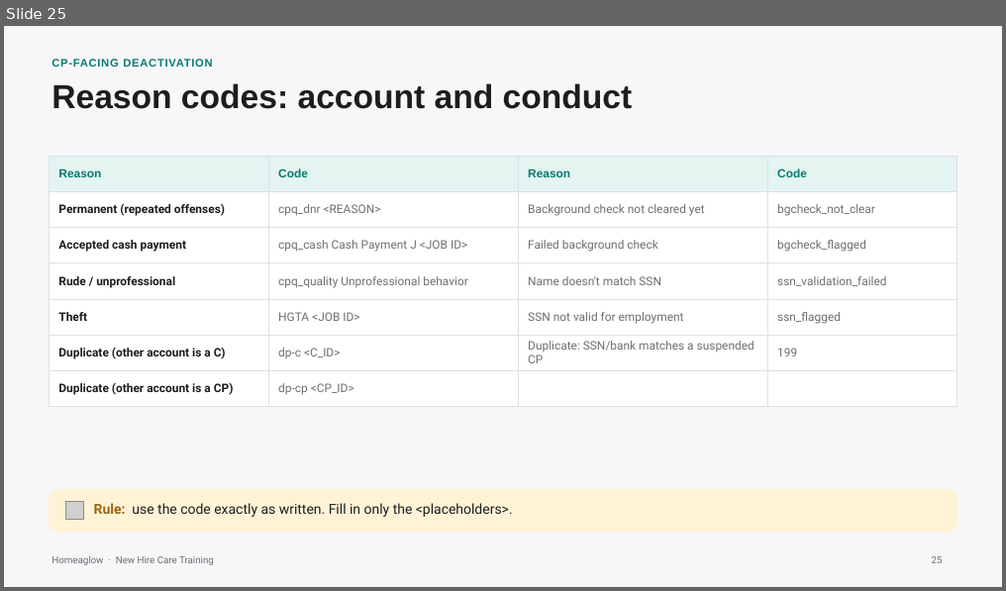
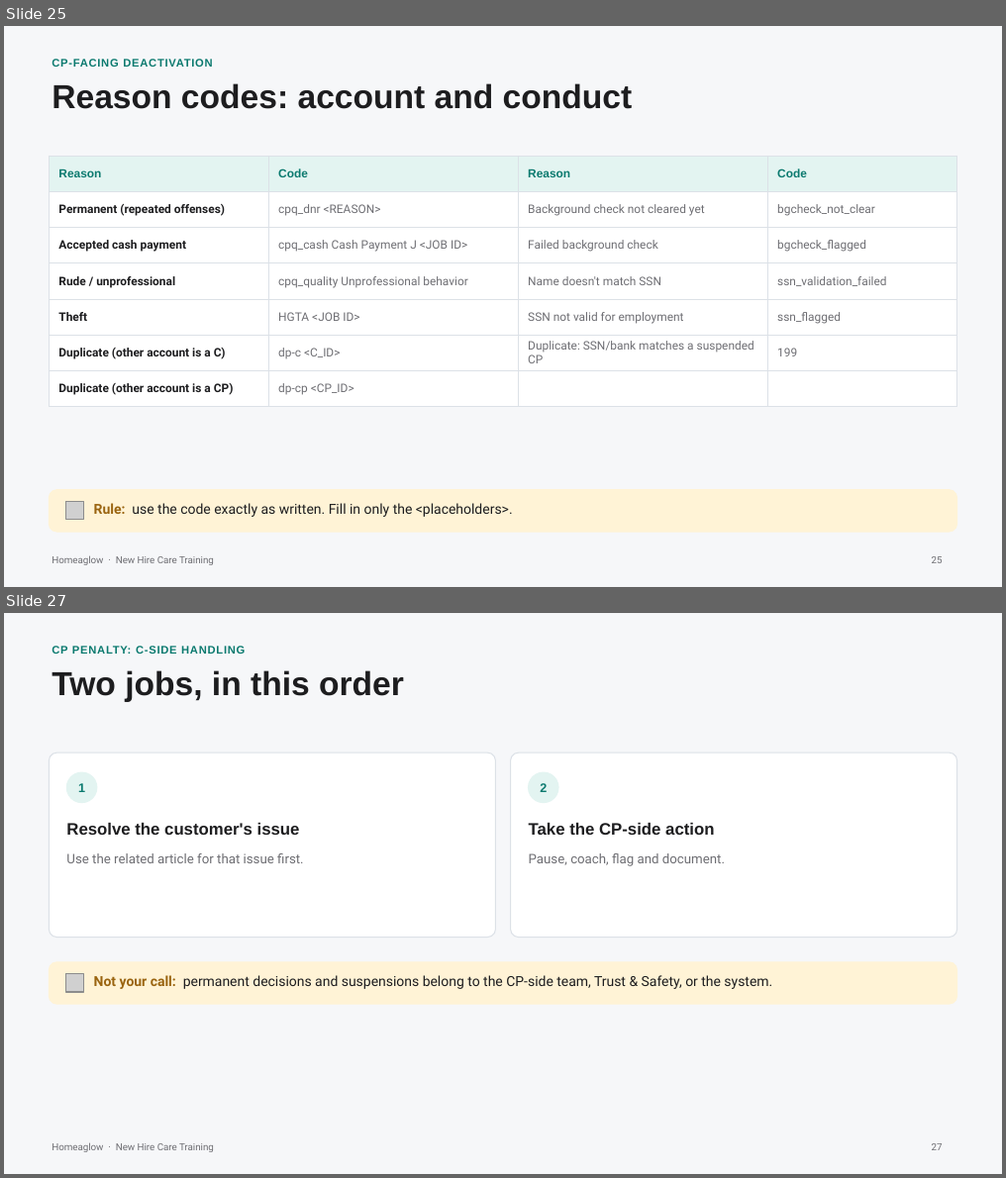
Before and after one commit to anjulimichelle/training, a slide deck: cleaner-foundations/cleaner-foundations-cp-crm.pptx. Shown one above the other, each under a label of ours: slide 25 before the commit, slides 25 and 27 after it; the slides between them are not shown. The pictures are 1006x591 and 1006x1178 pixels, drawn with LibreOffice and Linux fonts; fonts in the diff are those of the drawing; grey boxes stand for pictures. Boxes give left, top, right and bottom in pixels: in the first picture for what was removed or moved away, otherwise in the second. Text is boxed around its words. In the diff, an @@ line names an element or a change of style, - is before the commit and + after.

```diff
--- a/cleaner-foundations/cleaner-foundations-cp-crm.pptx
+++ b/cleaner-foundations/cleaner-foundations-cp-crm.pptx
@@ slide 27 added at [4,613,1002,1174], background #F6F7F9; not listed: 1 template element that a slide beside it also shows @@
@@ text added at [52,646,245,654], 8 pt, text #0B7A6F, bold @@
+CP PENALTY: C-SIDE HANDLING
@@ text added at [52,670,404,702], 24 pt, text #1D1D1F, bold @@
+Two jobs, in this order
@@ rounded rectangle added at [49,753,495,938], fill #FFFFFF, outline #DCE1E7 0.75 pt @@
@@ rounded rectangle added at [511,753,957,938], fill #FFFFFF, outline #DCE1E7 0.75 pt @@
@@ ellipse added at [67,772,97,803], fill #E3F4F1, outline #E3F4F1 1 pt @@
@@ text added at [78,783,85,792], 9 pt, text #0B7A6F, bold @@
+1
@@ ellipse added at [528,772,557,803], fill #E3F4F1, outline #E3F4F1 1 pt @@
@@ text added at [540,783,547,792], 9 pt, text #0B7A6F, bold @@
+2
@@ text added at [66,823,300,835], 12 pt, text #1D1D1F, bold @@
+Resolve the customer's issue
@@ text added at [529,823,714,835], 12 pt, text #1D1D1F, bold @@
+Take the CP-side action
@@ text added at [66,854,304,863], 9.5 pt, text #6E6E73 @@
+Use the related article for that issue first.
@@ text added at [529,854,725,866], 9.5 pt, text #6E6E73 @@
+Pause, coach, flag and document.
@@ rounded rectangle added at [49,962,957,1004], fill #FFF3D6, outline #FFF3D6 0.75 pt @@
@@ picture added at [65,974,84,992] @@
@@ text added at [94,975,772,989], 10 pt, text #1D1D1F @@
+Not your call: permanent decisions and suspensions belong to the CP-side team, Trust & Safety, or the system.
@@ page number added at [932,1144,943,1151], 7 pt, text #6E6E73 @@
+27
```
Also in this commit, not shown: 11 slides changed, 7 other slides added, 1 other file.
